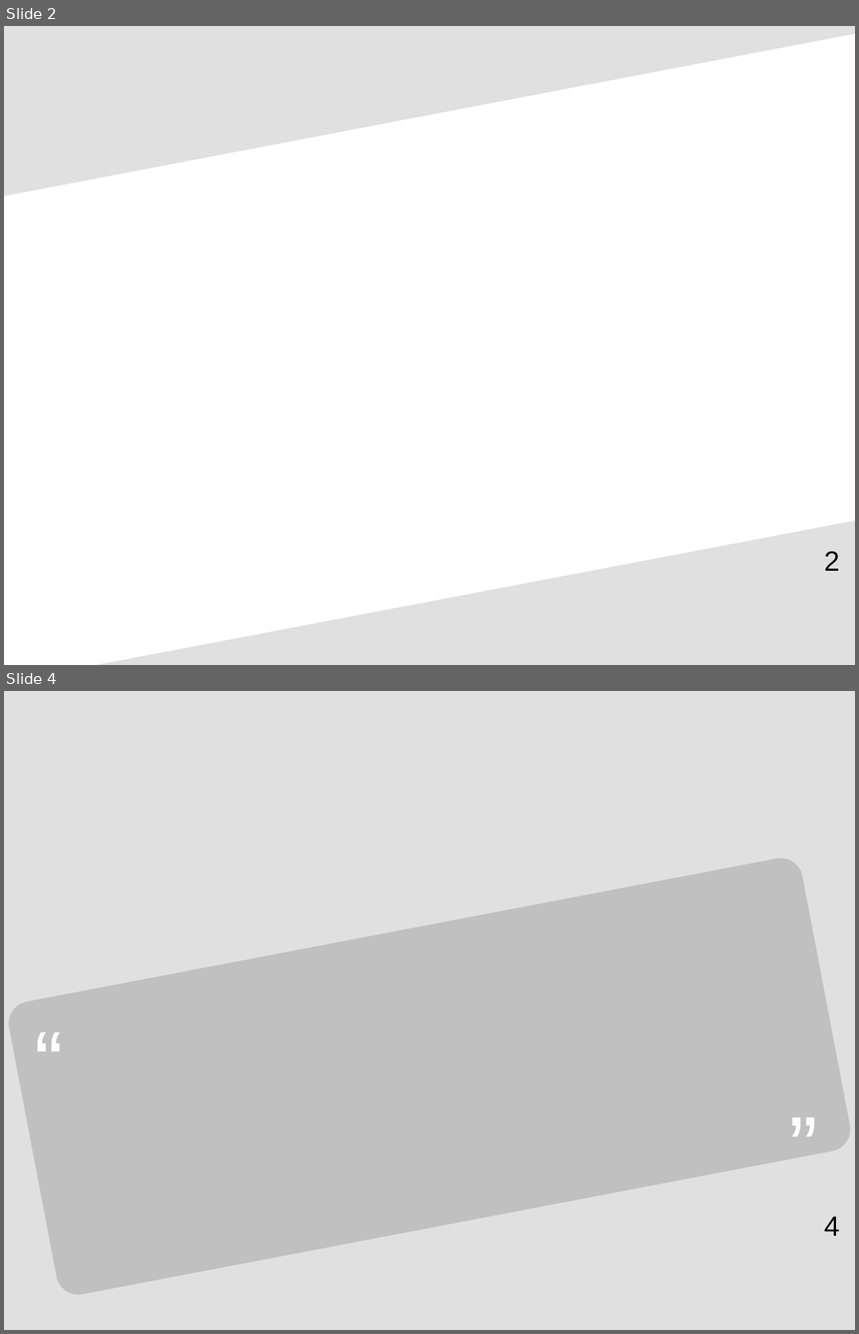
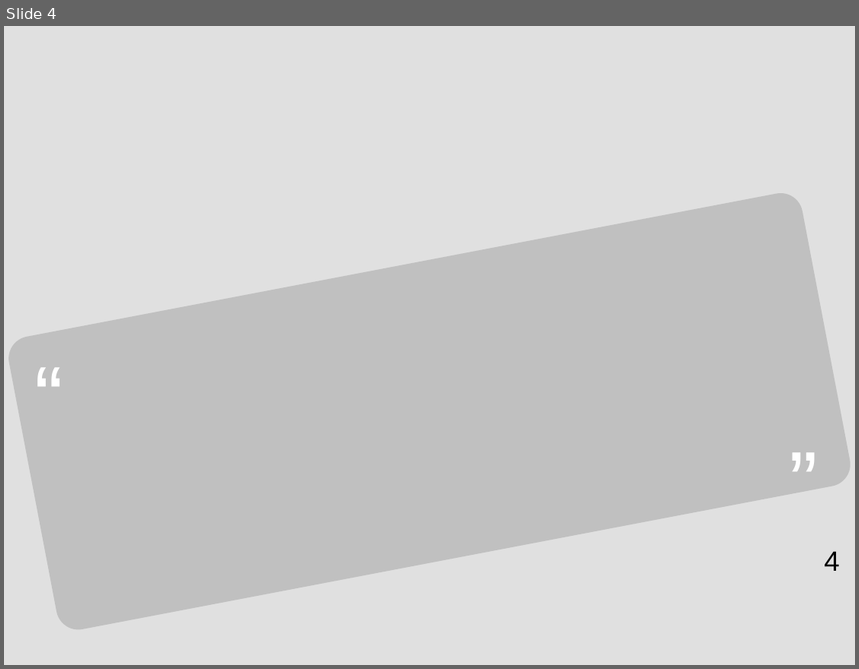
Before and after one commit to touzariLiticia/PLDAC, a slide deck: Presentation 1.odp. Shown one above the other, each under a label of ours: slides 2 and 4 before the commit, slide 4 after it; the slides between them are not shown. The pictures are 859x1334 and 859x669 pixels, drawn with LibreOffice and Linux fonts; fonts in the diff are those of the drawing. Boxes give left, top, right and bottom in pixels: in the first picture for what was removed or moved away, otherwise in the second. Text is boxed around its words. In the diff, an @@ line names an element or a change of style, - is before the commit and + after.

```diff
--- a/Presentation 1.odp
+++ b/Presentation 1.odp
@@ slide 2 removed at bbox=[4, 26, 855, 665], background #FFFFFF @@
@@ freeform shape removed at bbox=[4, 26, 855, 196] @@
@@ freeform shape removed at bbox=[97, 520, 855, 665] @@
@@ page number removed at bbox=[824, 551, 839, 571] @@
-2
```
Also in this commit, not shown: 3 slides added, 2 other slides removed, 2 other files.
